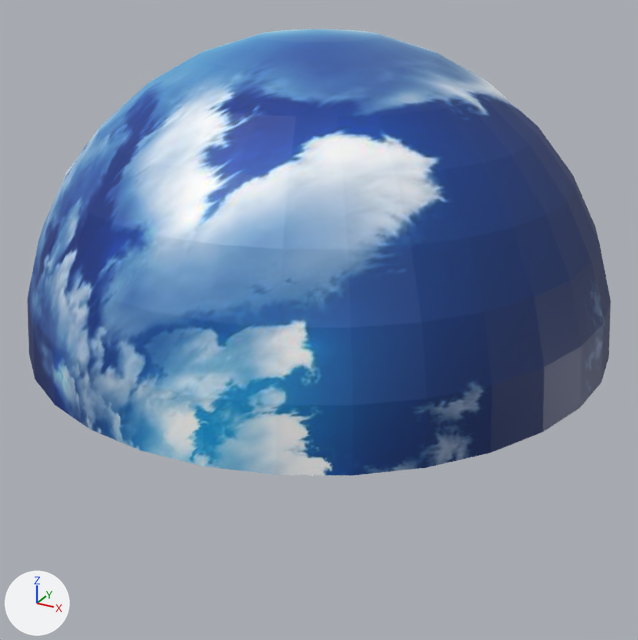
Renders of the Blender file ceu.blend from each side of a commit.
The view is the same before and after, from a camera (50 mm lens) standing at (30.5, -55.5, 27.8) and looking at (0.0, 0.0, 0.0). Arrows for +X, +Y and +Z are at lower left; the lights stay in place.
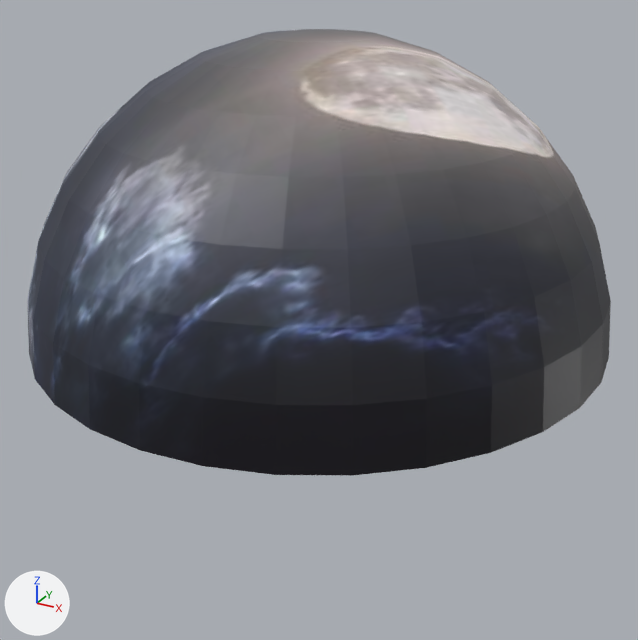
Changed parts and their boxes [x1, y1, x2, y2] in the pictures (638 x 640 px):
'Sphere', recoloured (blue to grey)
    both: [27, 29, 611, 476]

Patch to the scene script:
```diff
--- a/ceu.blend.py
+++ b/ceu.blend.py
@@ img_0776cd174c6a8feb115a5ad1770aa06a_xl_jpg @@
+img_0776cd174c6a8feb115a5ad1770aa06a_xl_jpg = load_image('0776cd174c6a8feb115a5ad1770aa06a_XL.jpg', '0776cd174c6a8feb115a5ad1770aa06a_XL.jpg', 853, 427, 'sRGB')
@@ mat_0776cd174c6a8feb115a5ad1770aa06a_xl_jpg @@
+mat_0776cd174c6a8feb115a5ad1770aa06a_xl_jpg = principled_material('0776cd174c6a8feb115a5ad1770aa06a_XL.jpg')
+mat_0776cd174c6a8feb115a5ad1770aa06a_xl_jpg.texture = img_0776cd174c6a8feb115a5ad1770aa06a_xl_jpg
@@ me_sphere @@
 me_sphere.from_pydata(...)  # 482 vertices, 256 faces, 480 loose edges; spans x -1.0..1.0, y -1.0..1.0, z -1.0..1.0
-me_sphere.materials.append(mat_come_jesus_3_jpg)  # picture img_come_jesus_3_jpg
+me_sphere.materials.append(mat_0776cd174c6a8feb115a5ad1770aa06a_xl_jpg)  # picture img_0776cd174c6a8feb115a5ad1770aa06a_xl_jpg
```
